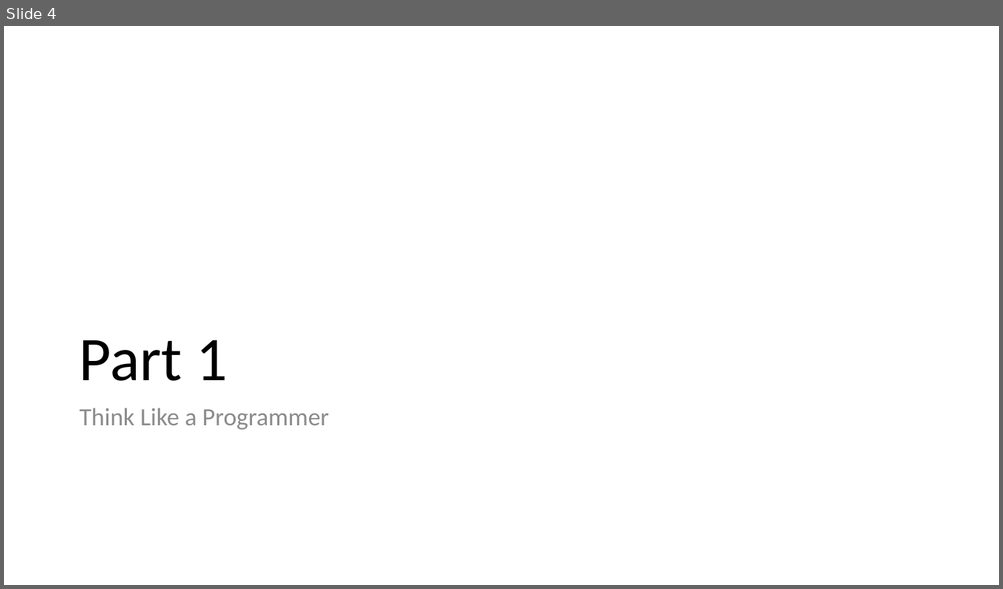
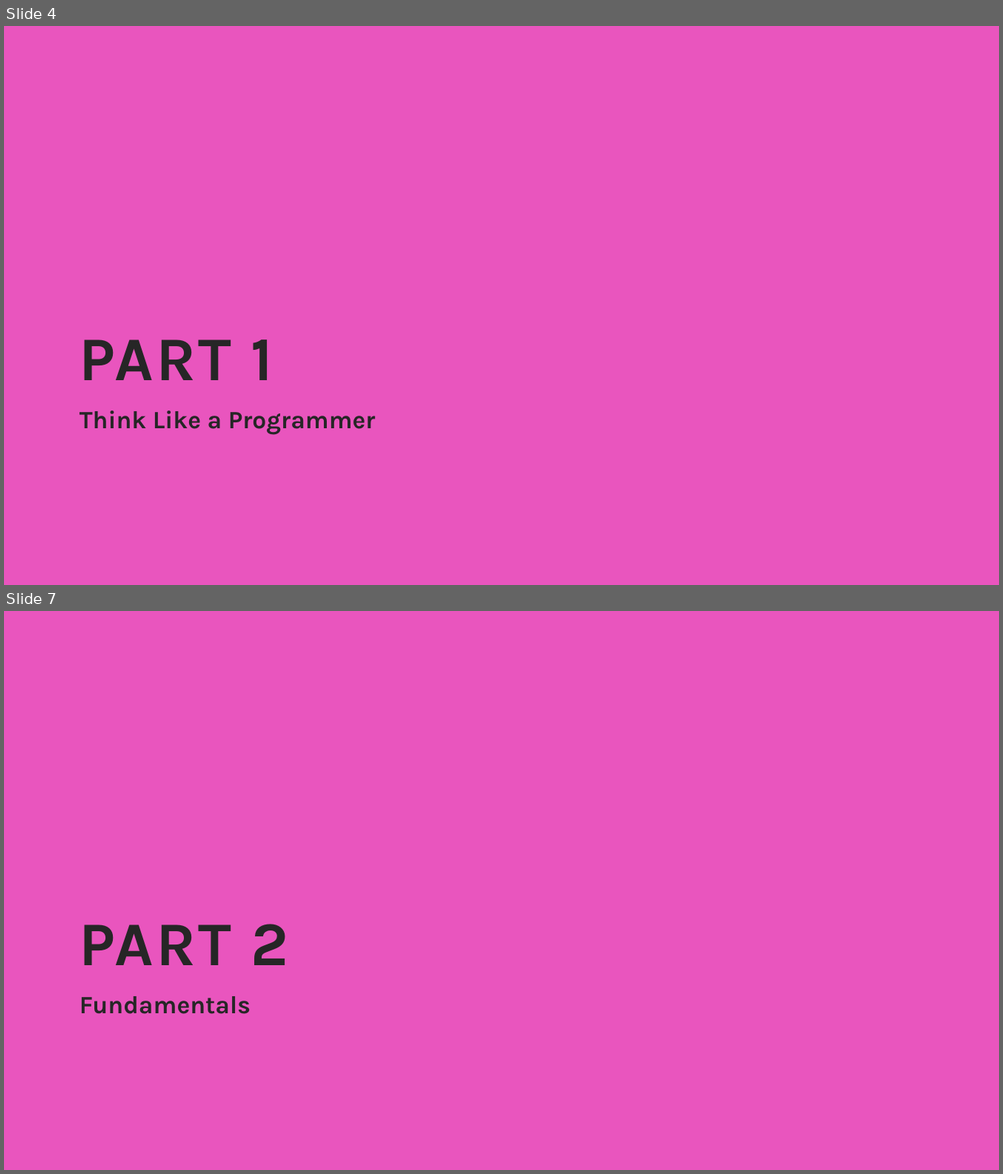
Before and after one commit to thatrandomfrenchdude/Think-Like-A-Programmer, a slide deck: PPT/TLAP_ppt.pptx. Shown one above the other, each under a label of ours: slide 4 before the commit, slides 4 and 7 after it; the slides between them are not shown. The pictures are 1003x589 and 1003x1174 pixels, drawn with LibreOffice and Linux fonts; fonts in the diff are those of the drawing. Boxes give left, top, right and bottom in pixels: in the first picture for what was removed or moved away, otherwise in the second. Text is boxed around its words. In the diff, an @@ line names an element or a change of style, - is before the commit and + after.

```diff
--- a/PPT/TLAP_ppt.pptx
+++ b/PPT/TLAP_ppt.pptx
@@ slide 7 added at <box>4,611,999,1170</box>, background #E955BE @@
@@ title added at <box>79,924,288,965</box>, 60 pt, text #262626, bold @@
+PART 2
@@ text added at <box>79,997,250,1014</box>, 24 pt, text #262626, bold @@
+Fundamentals
@@ slide 4 changed as well @@
@@ background #FFFFFF to #E955BE @@
@@ title at <box>79,340,273,380</box>: text changed; font Calibri to Karla; text colour #000000 to #262626; bold on @@
-Part 1
+PART 1
@@ text "Think Like a Programmer" at <box>79,411,375,435</box>: font Calibri to Karla, text colour #8C8C8C to #262626, bold on; line spacing 0.9 to 1; more space between paragraphs @@
```
Also in this commit, not shown: 12 other slides changed, 2 other slides added, 4 other files.
